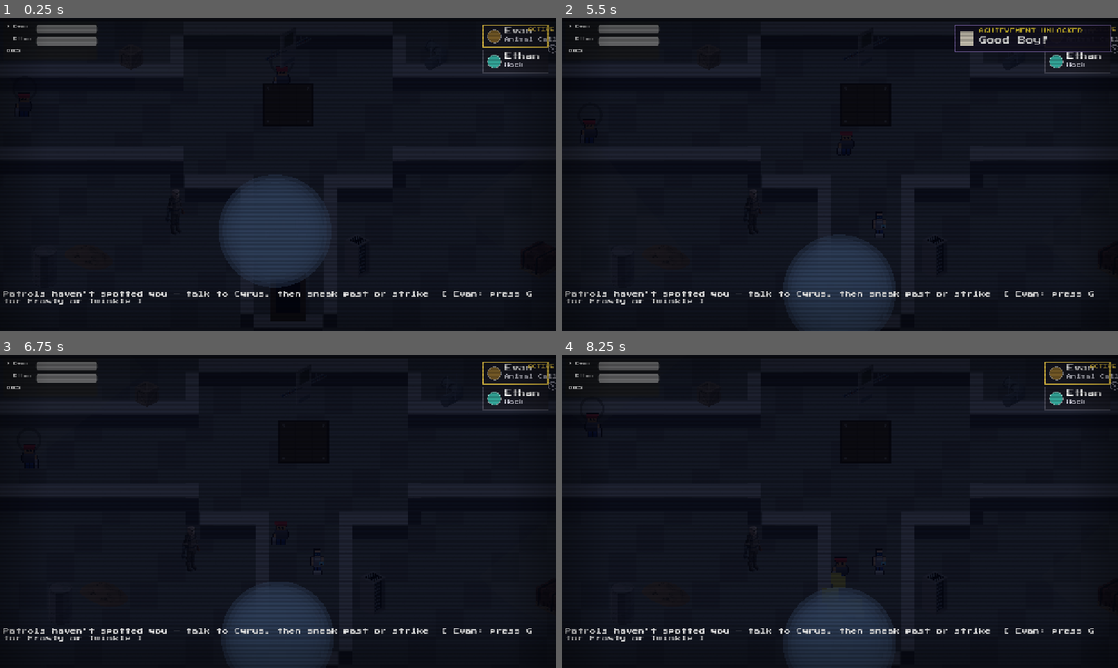
Above: before the commit, frames 1-4 (two rows, left to right).
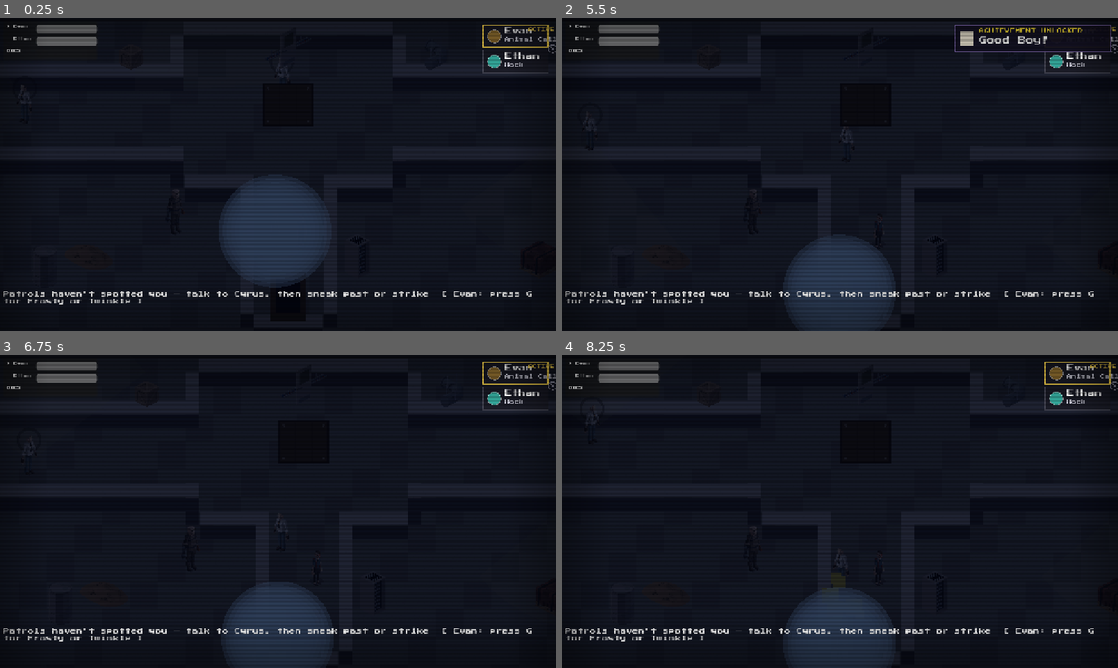
Above: after the commit, the same moments.

Repository: dougreichard/rpg_game
Game: Godot game, scene res://scenes/levels/UndergroundTunnels.tscn
Same seed, same stepped clock (60 frames per second), same inputs: the game is played once before the commit and once after it. This scene is started directly instead of the project's main scene.
Inputs (mouse positions are in pixels of both pictures, inside the frame that each line leads up to):
- Up to frame 1 (0.25 s): no input
- Up to frame 2 (5.5 s): tap Enter (ui_accept) at 0.5, 0.77, 3.77, 5 s; move the mouse to (962, 158) at 0.52 s; hold D (move_right) 0.53-1.25 s; hold F (attack) 0.53-1.25 s; click (962, 158) at 0.67 s; tap V (dash) at 0.8, 5.3 s; drag from (728, 190) to (845, 224) at 1.27 s; move the mouse to (895, 105) at 2.02 s; hold D (move_right) 2.03-2.75 s; hold F (attack) 2.03-2.75 s; tap G (special) at 2.1, 3.8, 5.1 s; drag from (812, 237) to (801, 77) at 2.77 s; move the mouse to (1006, 221) at 3.52 s; hold A (move_left) 3.53-4.25 s; tap B (bies_mode) at 3.6 s; drag from (673, 127) to (873, 224) at 4.27 s; move the mouse to (867, 174) at 5.02 s; hold S (move_down) from 5.03 s (still down); click (867, 174) at 5.17 s
- Up to frame 3 (6.75 s): release S (move_down) at 5.75 s; drag from (194, 433) to (316, 567) at 5.77 s; move the mouse to (400, 495) at 6.52 s; hold W (move_up) from 6.53 s (still down); hold Shift from 6.53 s (still down)
- Up to frame 4 (8.25 s): tap Enter (ui_accept) at 6.77, 7.25, 8 s; tap F (attack) at 6.8 s; release W (move_up) at 7.25 s; release Shift at 7.25 s; drag from (728, 527) to (840, 552) at 7.27 s; move the mouse to (895, 442) at 8.02 s; hold S (move_down) from 8.03 s (still down); tap Ctrl at 8.1 s

The runs differ from the first frame. In frame 1, less than 0.1% of the frame differs, in the area x 3-52%, y 15-28%; in frame 2, less than 0.1%; in frame 3, less than 0.1%; in frame 4, less than 0.1%, in the area x 4-58%, y 18-71%.

Commit message:
6b: Synty billboards for the combat duo + regular enemies
The last pixel-art layer -> Synty, via static billboards + the code-driven
feedback already in place (no combat anim clips exist to render):
- player.gd: reuse each lead's overworld billboard for all player anims
  (centered, hurtbox-aligned) + walk bob + ground shadow. Attack arc is already
  code-drawn; hit-flash/dash carry the rest. PIL combat sheet fallback.
- enemy.gd: grunt/runner/brute/sentry billboards (Heist crew + WF soldier brute);
  stocky brute renders bigger. Windup telegraph + hit-flash provide the tells.

The whole game is now Synty: environments, props, all NPCs + congregation, the
duo, regular enemies, and bosses.

Co-Authored-By: Claude Opus 4.8 <noreply@anthropic.com>

Diff:
--- a/scripts/enemies/enemy.gd
+++ b/scripts/enemies/enemy.gd
@@ -92,7 +92,11 @@
 		sf.set_animation_loop(a, true)
 		sf.add_frame(a, tex)
 	sprite.sprite_frames = sf
-	var target_h: float = 64.0 if data.is_boss else 38.0
+	var target_h: float = 38.0
+	if data.is_boss:
+		target_h = 64.0
+	elif data.is_stocky:
+		target_h = 46.0  # brute reads heavier
 	sprite.scale = Vector2.ONE * (target_h / float(tex.get_height()))
 	return true
 
--- a/scripts/players/player.gd
+++ b/scripts/players/player.gd
@@ -82,7 +82,7 @@
 	col_shape.shape = rect
 	hurtbox.hit.connect(_on_hurtbox_hit)
 	hitbox.hit_landed.connect(register_hit_landed)
-	if sprite.sprite_frames == null:
+	if sprite.sprite_frames == null and not _try_synty_billboard():
 		var loaded: SpriteFrames = SpriteLoader.try_load_player(data.character_name)
 		if loaded != null:
 			sprite.sprite_frames = loaded
@@ -90,6 +90,47 @@
 		else:
 			sprite.sprite_frames = PlaceholderArt.make_player_frames(data.sprite_color, data.character_name)
 	sprite.play("idle")
+
+# In-level combat billboard: reuse the character's overworld Synty billboard
+# (assets/art/synty/characters/<name>.png) for every player anim. Static (no walk
+# frames), but the code-driven attack arc (_draw), hit-flash, dash motion + i-
+# frames, and a walk bob carry combat readability. Centered so it aligns with the
+# hurtbox; PIL combat sheet is the fallback.
+const PLAYER_BILLBOARD_H: float = 42.0
+const PLAYER_BILLBOARD_ANIMS: Array = ["idle", "walk_down", "walk_up", "walk_right",
+	"run_down", "run_up", "run_right", "attack", "special", "talk", "talk_closeup",
+	"hurt", "down", "revive", "dash", "interact", "doorway"]
+const PLAYER_BOB_AMPLITUDE: float = 2.4
+const PLAYER_BOB_SPEED: float = 13.0
+const PLAYER_SHADOW_OFFSET: Vector2 = Vector2(0.0, 15.0)
+const PLAYER_SHADOW_RADIUS: float = 8.0
+const PLAYER_SHADOW_COLOR: Color = Color(0.0, 0.0, 0.0, 0.24)
+
+var _is_billboard: bool = false
+var _bob_phase: float = 0.0
+
+func _try_synty_billboard() -> bool:
+	var path: String = "res://assets/art/synty/characters/" + data.character_name.to_lower() + ".png"
+	if not ResourceLoader.exists(path):
+		return false
+	var tex: Texture2D = load(path)
+	var sf := SpriteFrames.new()
+	sf.remove_animation("default")
+	for a: String in PLAYER_BILLBOARD_ANIMS:
+		sf.add_animation(a)
+		sf.set_animation_loop(a, true)
+		sf.add_frame(a, tex)
+	sprite.sprite_frames = sf
+	sprite.scale = Vector2.ONE * (PLAYER_BILLBOARD_H / float(tex.get_height()))
+	_is_billboard = true
+	return true
+
+func _update_bob(delta: float) -> void:
+	if _state == State.WALK:
+		_bob_phase += delta * PLAYER_BOB_SPEED
+		sprite.position.y = -absf(sin(_bob_phase)) * PLAYER_BOB_AMPLITUDE
+	else:
+		sprite.position.y = move_toward(sprite.position.y, 0.0, delta * 30.0)
 
 func _physics_process(delta: float) -> void:
 	if GameManager.is_paused() or input_locked:
@@ -111,6 +152,8 @@
 		State.DASH:   _tick_dash()
 		State.HURT:   _tick_hurt(delta)
 		State.DOWN:   _tick_down()
+	if _is_billboard:
+		_update_bob(delta)
 
 func _tick_timers(delta: float) -> void:
 	_attack_timer = maxf(_attack_timer - delta, 0.0)
@@ -298,6 +341,10 @@
 	queue_redraw()
 
 func _draw() -> void:
+	if _is_billboard:
+		draw_set_transform(PLAYER_SHADOW_OFFSET, 0.0, Vector2(1.0, 0.45))
+		draw_circle(Vector2.ZERO, PLAYER_SHADOW_RADIUS, PLAYER_SHADOW_COLOR)
+		draw_set_transform(Vector2.ZERO, 0.0, Vector2.ONE)
 	if _state == State.ATTACK:
 		var half := data.attack_cooldown * 0.5
 		if _attack_timer > half:
Binary file added: assets/art/synty/enemies/brute.png
Not shown, added: assets/art/synty/enemies/brute.png.import
Binary file added: assets/art/synty/enemies/grunt.png
Not shown, added: assets/art/synty/enemies/grunt.png.import
Binary file added: assets/art/synty/enemies/runner.png
Not shown, added: assets/art/synty/enemies/runner.png.import
Binary file added: assets/art/synty/enemies/sentry.png
Not shown, added: assets/art/synty/enemies/sentry.png.import
Not shown, changed: docs/synty_2_5d_art_plan.md
